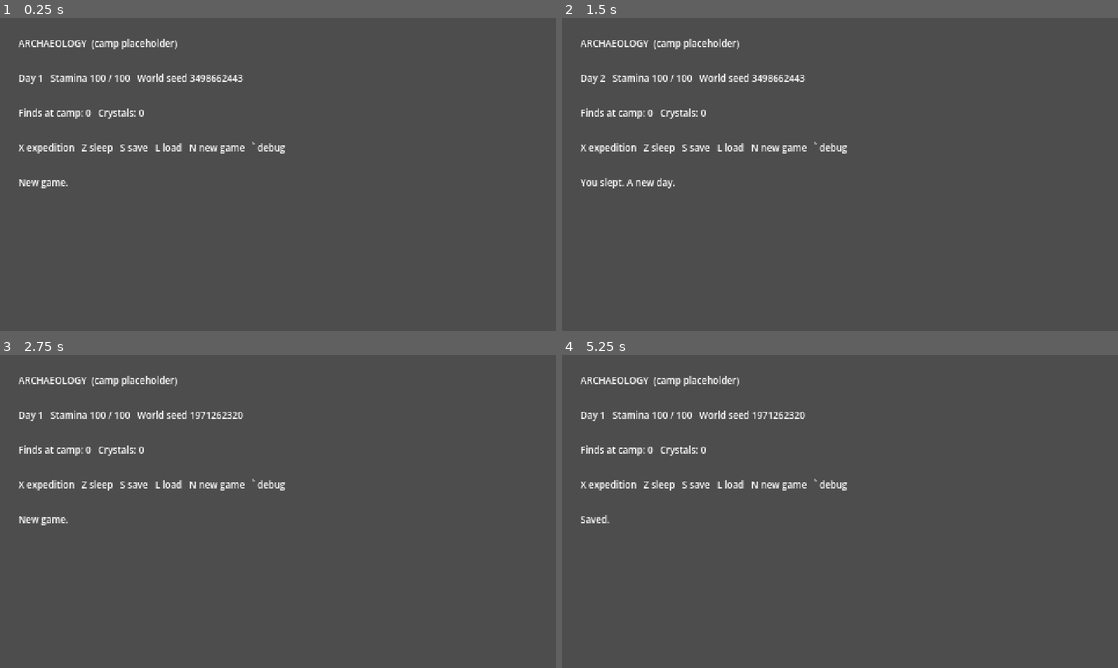
Above: before the commit, frames 1-4 (two rows, left to right).
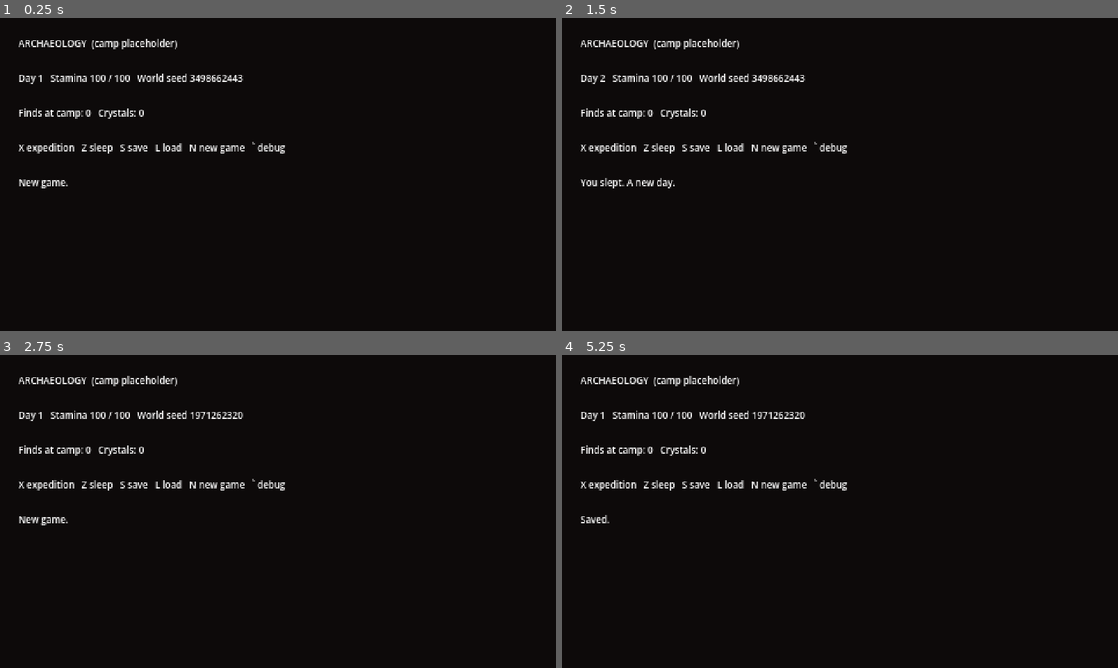
Above: after the commit, the same moments.

Repository: roughpatches/Archaeology
Game: Godot game, scene res://scenes/boot/boot.tscn
The game is run twice, just before and just after one commit, with the same random seed, the same clock (stepped at 60 frames per second) and the same inputs.
Inputs (mouse positions are in pixels of both pictures, inside the frame that each line leads up to):
- Up to frame 1 (0.25 s): no input
- Up to frame 2 (1.5 s): tap Enter at 0.5 s; move the mouse to (962, 158) at 0.52 s; hold Right 0.53-1.25 s; tap Z at 0.6 s; click (962, 158) at 0.67 s; tap Space at 0.77, 1.25 s; drag from (728, 190) to (812, 237) at 1.27 s
- Up to frame 3 (2.75 s): tap Enter at 2 s; move the mouse to (333, 442) at 2.02 s; hold Right from 2.03 s (still down); tap N at 2.1 s
- Up to frame 4 (5.25 s): release Right at 2.75 s; tap Space at 2.75, 3.77, 4.25 s; drag from (812, 574) to (673, 464) at 2.77 s; tap Enter at 3.5 s; move the mouse to (1006, 558) at 3.52 s; hold Left 3.53-4.25 s; tap 1 at 3.6 s; drag from (673, 464) to (756, 433) at 4.27 s; move the mouse to (867, 511) at 5.02 s; hold S from 5.03 s (still down); tap 3 at 5.1 s; click (867, 511) at 5.17 s

The runs differ from the first frame. In frame 1, 99% of the frame differs, in the area x 0-100%, y 0-100%; in frame 2, 99%; in frame 3, 99%; in frame 4, 99%.

Commit message:
Silence integer-division warnings; dark clear colour outside the map
Integer division is intended in grid maths. The default grey clear colour showed past the map edge in the expedition view.

Co-Authored-By: Claude Opus 5.5 <noreply@anthropic.com>
Claude-Session: https://claude.ai/code/session_01B7rQi3VunBoZWstFhXroN3

Diff:
--- a/project.godot
+++ b/project.godot
@@ -15,6 +15,10 @@
 GameState="*res://autoload/game_state.gd"
 SaveService="*res://autoload/save_service.gd"
 
+[debug]
+
+gdscript/warnings/integer_division=0
+
 [display]
 
 window/size/viewport_width=480
@@ -28,6 +32,7 @@
 
 renderer/rendering_method="gl_compatibility"
 renderer/rendering_method.mobile="gl_compatibility"
+environment/defaults/default_clear_color=Color(0.05, 0.04, 0.04, 1)
 textures/canvas_textures/default_texture_filter=0
 2d/snap/snap_2d_transforms_to_pixel=true
 2d/snap/snap_2d_vertices_to_pixel=true
